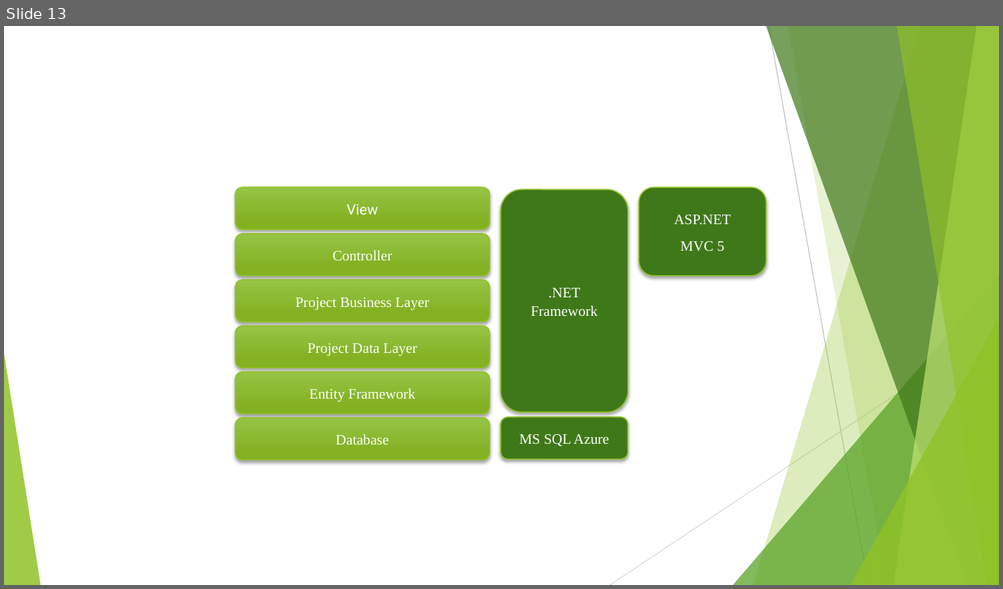
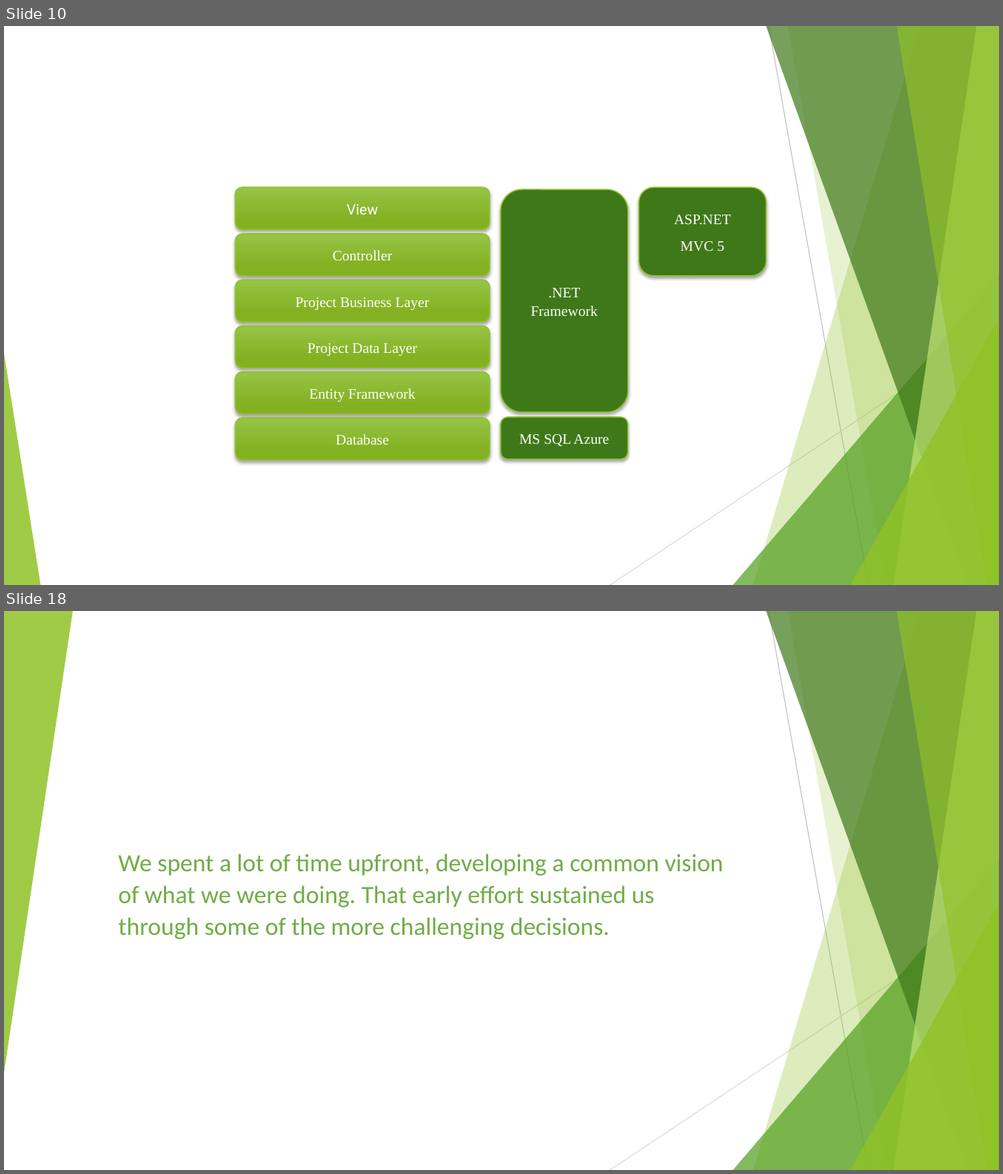
Before and after one commit to Project6/Planit, a slide deck: Final Project Documentation/CSC521.pptx. Shown one above the other, each under a label of ours: slide 13 before the commit, slides 10 and 18 after it; the slides between them are not shown. The pictures are 1003x589 and 1003x1174 pixels, drawn with LibreOffice and Linux fonts; fonts in the diff are those of the drawing. Boxes give left, top, right and bottom in pixels: in the first picture for what was removed or moved away, otherwise in the second. Text is boxed around its words. In the diff, an @@ line names an element or a change of style, - is before the commit and + after.

```diff
--- a/Final Project Documentation/CSC521.pptx
+++ b/Final Project Documentation/CSC521.pptx
@@ slide 18 added at [4,611,999,1170], background #FFFFFF; not listed: 9 template elements that a slide beside it also shows @@
@@ triangle added at [4,611,73,1073], fill #90C226 at 85% opacity @@
@@ title added at [118,854,723,940], 24 pt, text #70AD47 @@
+We spent a lot of time upfront, developing a common vision of what we were doing. That early effort sustained us through some of the more challenging decisions.
@@ what was slide 13 is now slide 10 @@
```
Also in this commit, not shown: 4 slides changed, 5 other slides added, 2 slides removed.
